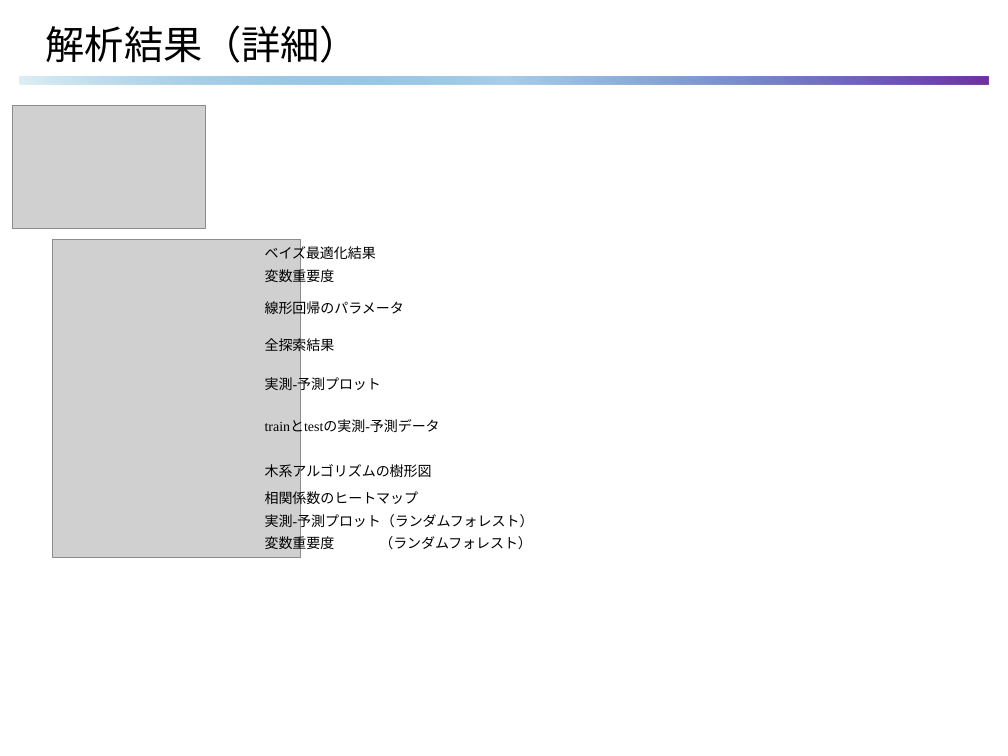
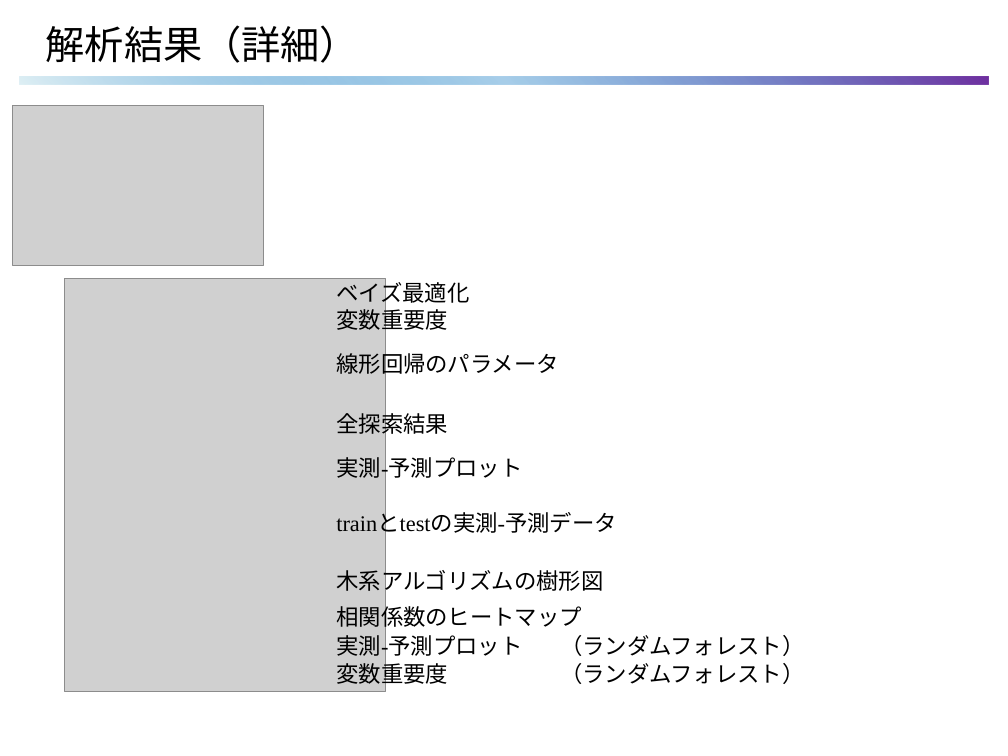
Before and after one commit to hori1537/CAB-Analyze-Bigdata, a slide deck: slide 10 of references/CAB.pptx. Drawn at 1008x756 pixels with LibreOffice and Linux fonts; fonts in the diff are those of the drawing; grey boxes stand for pictures. Boxes give left, top, right and bottom in pixels: in the first picture for what was removed or moved away, otherwise in the second. Text is boxed around its words. In the diff, an @@ line names an element or a change of style, - is before the commit and + after.

```diff
--- a/references/CAB.pptx
+++ b/references/CAB.pptx
@@ picture: place and size @@
-picture at (13, 105, 207, 229)
+picture at (13, 105, 264, 265)
@@ picture: place and size @@
-picture at (52, 239, 300, 557)
+picture at (65, 279, 386, 691)
@@ text at (336, 278, 469, 306): text changed; size 10 to 16 pt @@
-ベイズ最適化結果
+ベイズ最適化
@@ text "変数重要度": place and size @@
-text "変数重要度" at (265, 267, 335, 285)
+text "変数重要度" at (336, 305, 448, 333)
@@ text "線形回帰のパラメータ": place and size @@
-text "線形回帰のパラメータ" at (265, 299, 404, 317)
+text "線形回帰のパラメータ" at (336, 350, 559, 378)
@@ text "全探索結果": place and size @@
-text "全探索結果" at (265, 336, 335, 354)
+text "全探索結果" at (336, 410, 448, 438)
@@ text "実測-予測プロット": place and size @@
-text "実測-予測プロット" at (265, 375, 381, 393)
+text "実測-予測プロット" at (336, 454, 522, 482)
@@ text "trainとtestの実測-予測データ": place and size @@
-text "trainとtestの実測-予測データ" at (265, 420, 440, 435)
+text "trainとtestの実測-予測データ" at (336, 513, 616, 536)
@@ text "木系アルゴリズムの樹形図": place and size @@
-text "木系アルゴリズムの樹形図" at (265, 463, 432, 481)
+text "木系アルゴリズムの樹形図" at (336, 567, 603, 595)
@@ text "相関係数のヒートマップ": place and size @@
-text "相関係数のヒートマップ" at (265, 490, 419, 508)
+text "相関係数のヒートマップ" at (336, 602, 582, 630)
@@ size 10 to 16 pt in 8 elements at (336, 305, 448, 333), (336, 350, 559, 378), (336, 410, 448, 438), (336, 454, 522, 482), (336, 513, 616, 536), (336, 567, 603, 595), (336, 602, 582, 630), (336, 660, 804, 688) @@
@@ text "変数重要度 （ランダムフォレスト）": place and size @@
-text "変数重要度 （ランダムフォレスト）" at (265, 534, 532, 552)
+text "変数重要度 （ランダムフォレスト）" at (336, 660, 804, 688)
@@ text at (336, 631, 804, 659): text changed; size 10 to 16 pt @@
-実測-予測プロット（ランダムフォレスト）
+実測-予測プロット （ランダムフォレスト）
```
Also in this commit, not shown: 6 other slides changed, 2 slides added.
